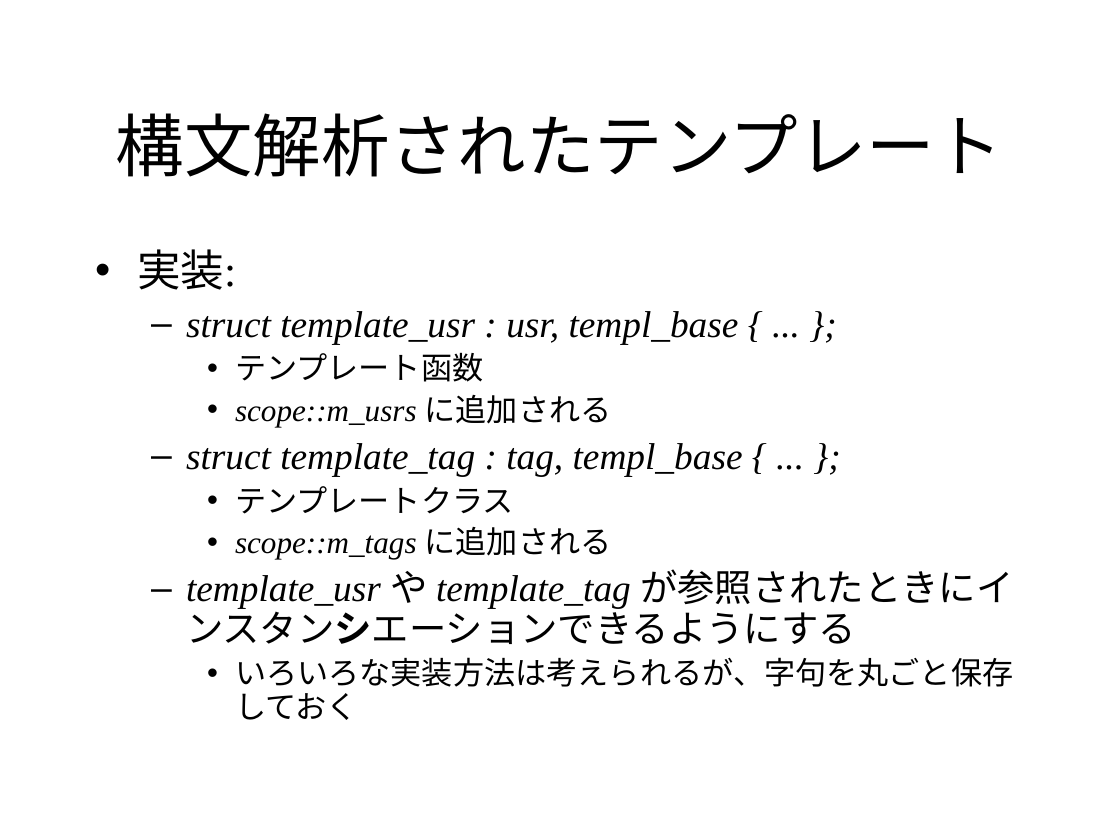
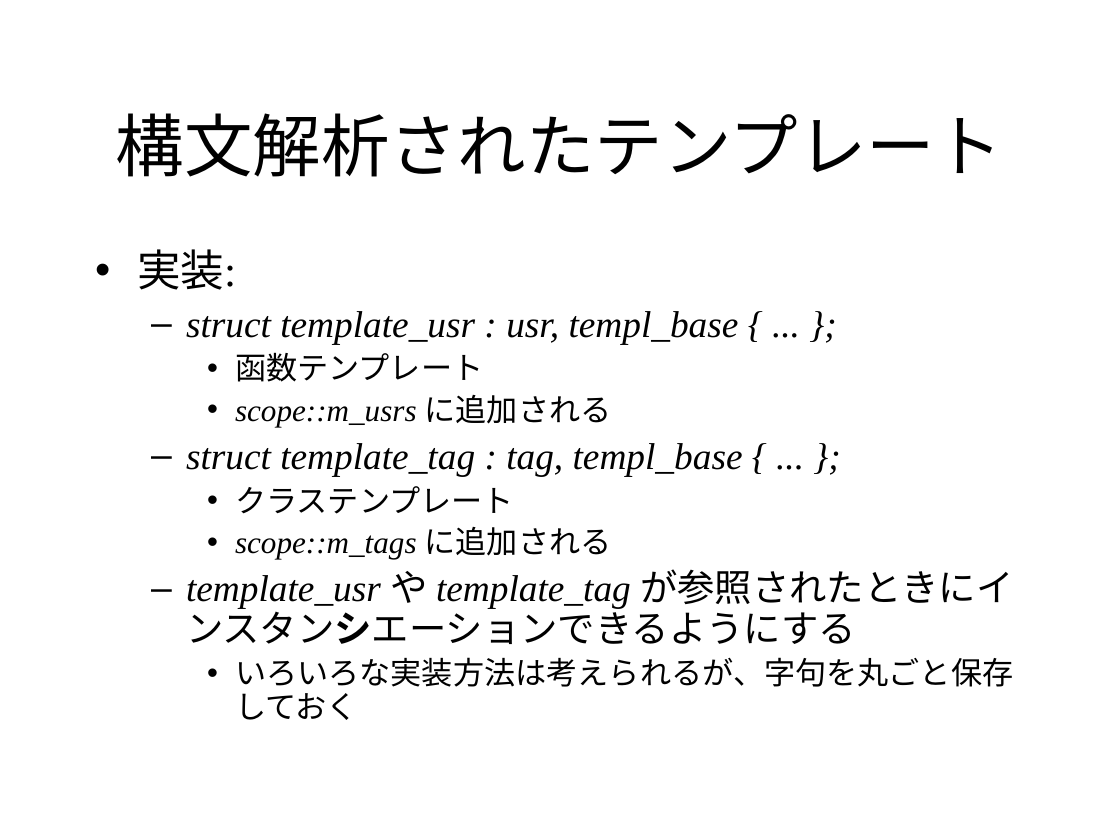
Before and after one commit to KeiHasegawa/cxx_doc, a slide deck: slide 5 of 14_template_parse.ppt. Drawn at 1120x840 pixels with LibreOffice and Linux fonts; fonts in the diff are those of the drawing. Boxes give left, top, right and bottom in pixels: in the first picture for what was removed or moved away, otherwise in the second. Text is boxed around its words. In the diff, an @@ line names an element or a change of style, - is before the commit and + after.

```diff
--- a/14_template_parse.ppt
+++ b/14_template_parse.ppt
@@ text at box(235, 352, 483, 382): text changed @@
-    • テンプレート函数
+    • 函数テンプレート
@@ text at box(235, 486, 514, 514): text changed @@
-    • テンプレートクラス
+    • クラステンプレート
```
Also in this commit, not shown: 4 other slides changed, 9 other files.
